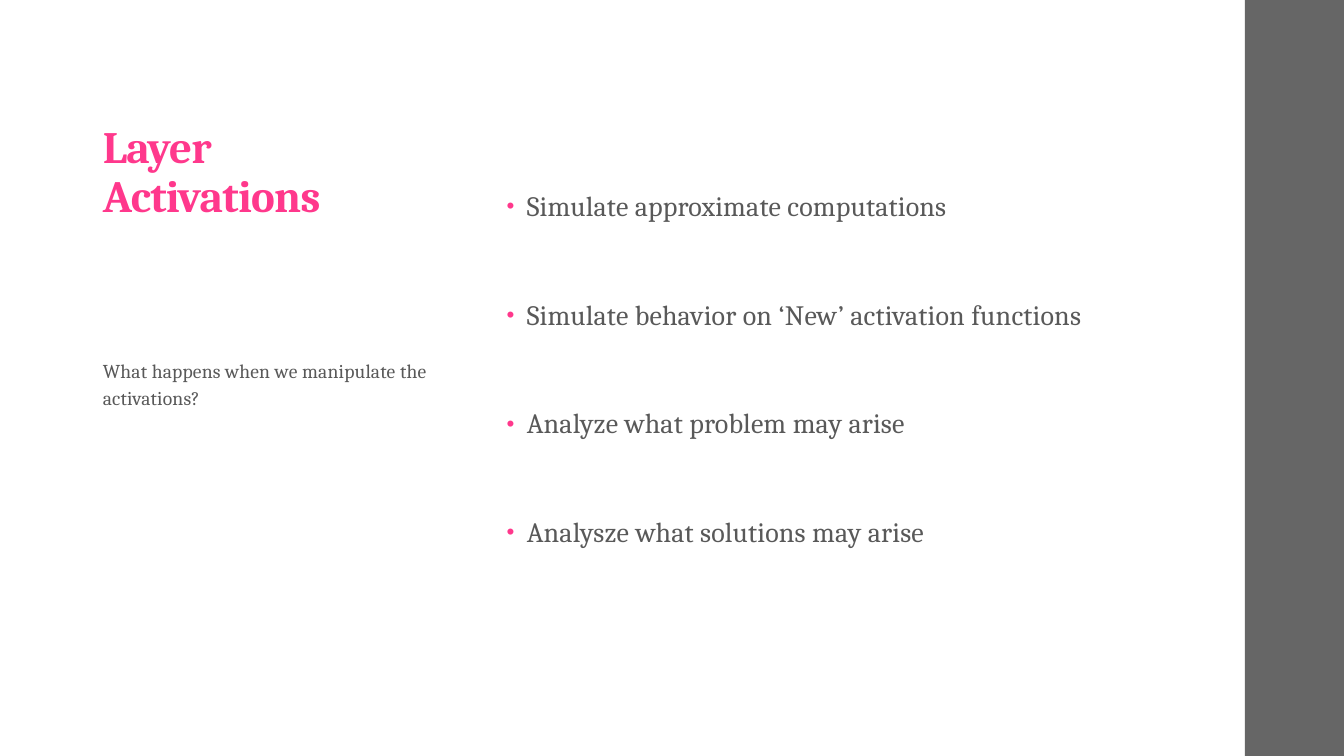
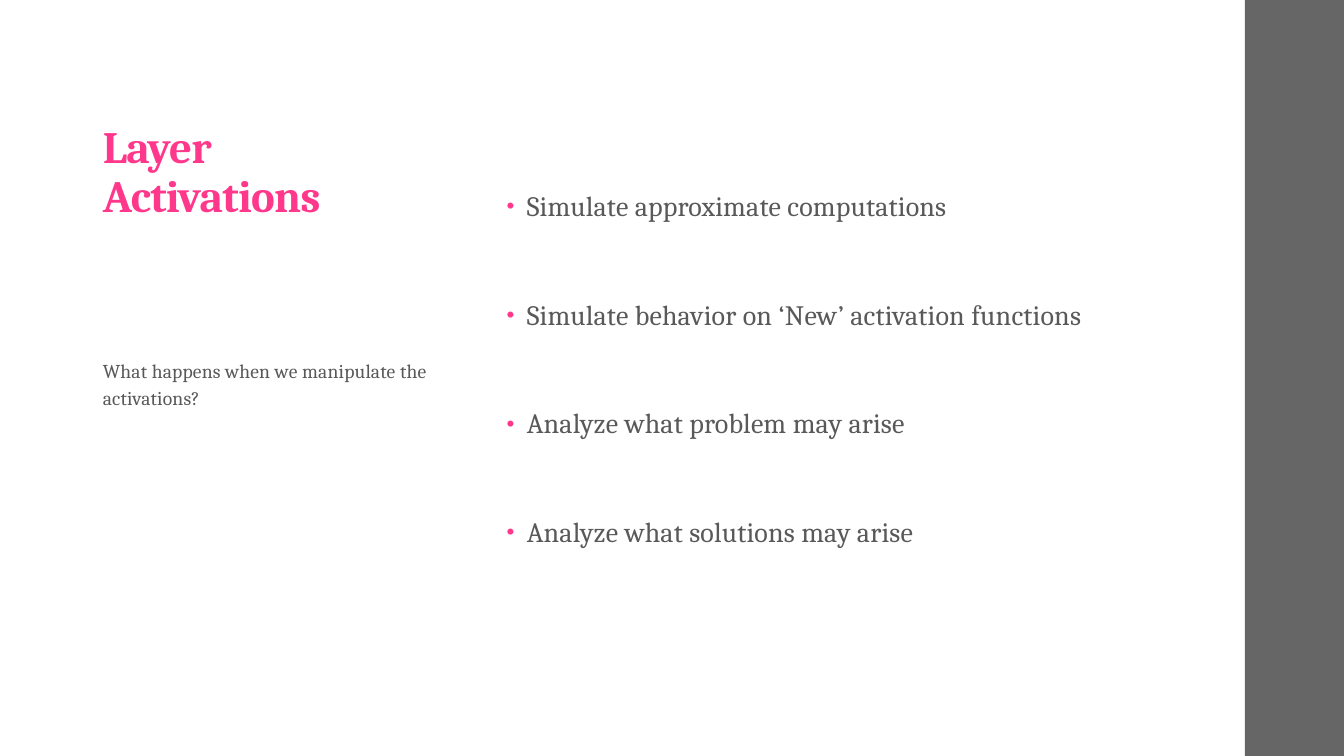
Before and after one commit to landonbuell/Convolutional-Neural-Networks, a slide deck: slide 3 of Presentations/02_04_2020/Modifying Layer Activations.pptx. Drawn at 1344x756 pixels with LibreOffice and Linux fonts; fonts in the diff are those of the drawing. Boxes give left, top, right and bottom in pixels: in the first picture for what was removed or moved away, otherwise in the second. Text is boxed around its words. In the diff, an @@ line names an element or a change of style, - is before the commit and + after.

Commit message:
1 April 2020
- Finished running first test instances
- Produced Notebook to analyze output of all classifiers
- Almost finished slideshow for 4/2

```diff
--- a/Presentations/02_04_2020/Modifying Layer Activations.pptx
+++ b/Presentations/02_04_2020/Modifying Layer Activations.pptx
@@ text at [527, 522, 913, 548]: text changed @@
-• Analysze what solutions may arise
+• Analyze what solutions may arise
```
Also in this commit, not shown: 3 other slides changed, 10 slides added, 5 other files.
